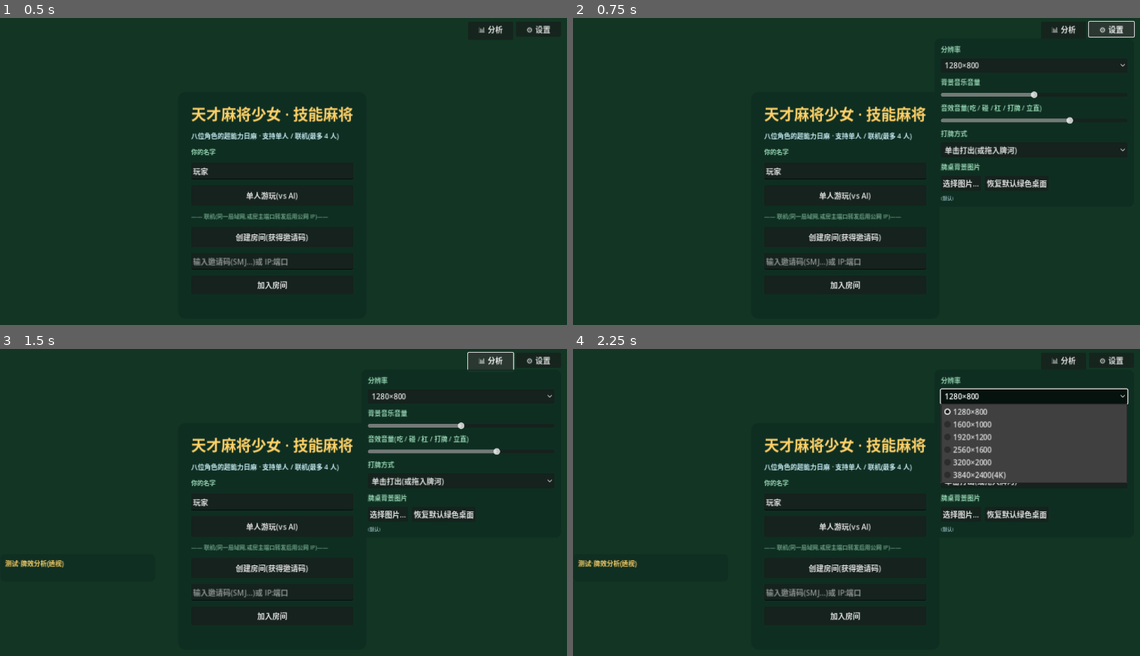
Above: before the commit, frames 1-4 (two rows, left to right).
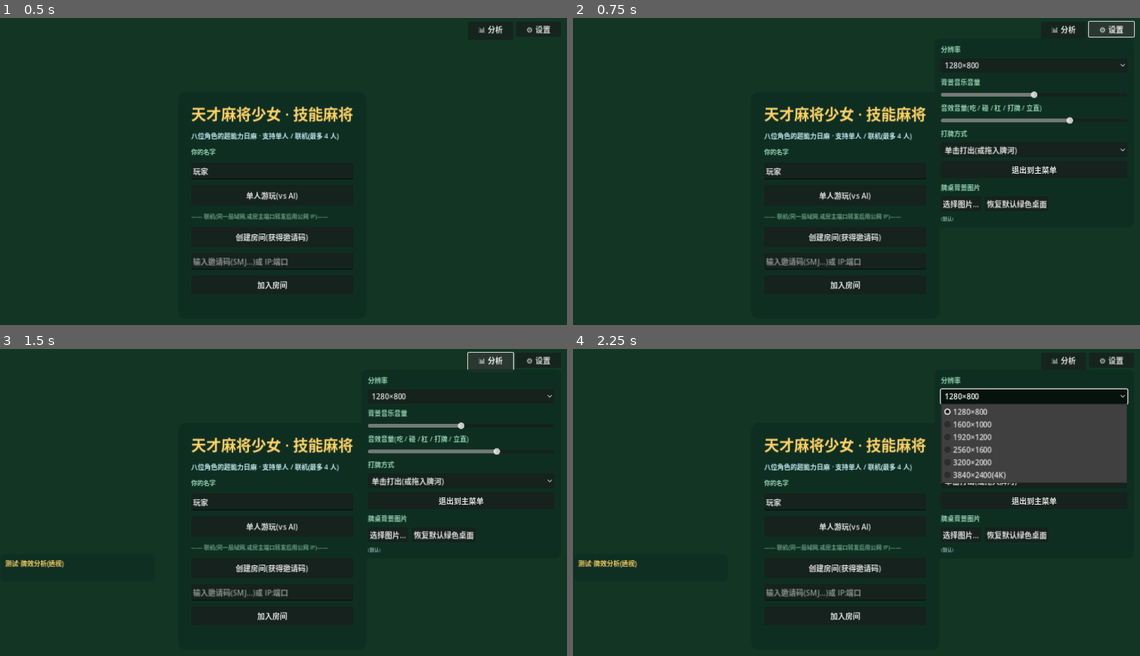
Above: after the commit, the same moments.

Repository: yfh349958021/saki-mahjong-godot
Game: Godot game, scene res://scenes/main.tscn
Two runs of this game, one before a commit and one after it. Both use one fixed random seed, a clock stepped at 60 frames per second and the inputs below.
Inputs:
- Up to frame 1 (0.5 s): no input
- Up to frame 2 (0.75 s): click "⚙ 设置" at 0.5 s
- Up to frame 3 (1.5 s): click "📊 分析" at 1.25 s
- Up to frame 4 (2.25 s): click "1280×800" at 2 s

Frame 1 is identical in both runs. In frame 2, 1.1% of the frame differs, in the area x 64-86%, y 47-67%; in frame 3, 1.1%; in frame 4, 1.1%.

Commit message:
交互/布局四连修:响应门控 + 按钮矩阵 + 牌河居中 + 面板拖动 + 退出确认
- 修复:响应按钮(荣/碰/杠/吃/跳过)不再出现——本地模式下 human_options
  的 awaiting 标记污染 _human_has_options;改用 table.is_seat_awaiting 统一判定
- 行动按钮布局:每行最多 3 个,超出向上追加行(荣/碰/杠/吃×n/跳过 并排+换行)
- 上下家牌河在上下维度居中(每列按实际枚数垂直居中)
- 牌效分析面板可按住拖动;牌河容器补充实际包围尺寸(修复拖放判定)
- 设置新增「退出到主菜单」(带确认/取消弹窗),确认后停止本局并回主菜单

Diff:
--- a/logic/table.gd
+++ b/logic/table.gd
@@ -1082,6 +1082,10 @@
 	return false
 
 
+func is_seat_awaiting(seat: int) -> bool:
+	return _awaiting.has(seat)
+
+
 func human_seat() -> int:
 	return _human_seat
 
--- a/main.gd
+++ b/main.gd
@@ -64,6 +64,9 @@
 var _analyze_panel: PanelContainer
 var _analyze_label: Label
 var _analyze_on := false
+var _ana_dragging := false
+var _ana_drag_off := Vector2.ZERO
+var _confirm_exit_panel: PanelContainer
 var _settings_panel: PanelContainer
 var _table_bg: TextureRect
 var _bgm_player: AudioStreamPlayer
@@ -524,12 +527,11 @@
 func _human_has_options() -> bool:
 	if table == null:
 		return false
+	if not table.is_seat_awaiting(table.human_seat()):
+		return false  # 已响应过本轮(联机/本地一致)
 	var o: Dictionary = table.human_options
-	if o.has("awaiting") and table.human_seat() >= 0 and (o["awaiting"] as Array).has(table.human_seat()):
-		return false  # 已响应过本轮(联机快照)
-	if (o.get("chi", []) as Array).size() > 0 or o.get("ron", false) or o.get("pon", false) or o.get("kan", false):
-		return not (o.has("awaiting") and (o["awaiting"] as Array).has(table.human_seat()))
-	return false
+	return o.get("ron", false) or o.get("pon", false) or o.get("kan", false) \
+		or (o.get("chi", []) as Array).size() > 0
 
 # ———————————————————— 状态刷新 ————————————————————
 
@@ -617,7 +619,9 @@
 						node = _make_rotated_tile(tile_id, false)
 					var col := i / 6
 					var row := i % 6
-					pos = Vector2(928 + col * 46, 655 - row * 33)
+					var col_tiles := clampi(river.size() - col * 6, 0, 6)
+					var col_h := col_tiles * (MINI_W + 2)
+					pos = Vector2(928 + col * 46, 470 - col_h / 2.0 + row * (MINI_W + 2))
 				"left":
 					# 上家:竖列,牌面顺时针 90°(顶边朝桌心);
 					# 该家视角从左到右 = 我们从上往下;自靠近桌心一列向该家延伸
@@ -627,7 +631,9 @@
 						node = _make_rotated_tile(tile_id, true)
 					var col3 := i / 6
 					var row3 := i % 6
-					pos = Vector2(420 - col3 * 46, 230 + row3 * 33)
+					var col_tiles3 := clampi(river.size() - col3 * 6, 0, 6)
+					var col_h3 := col_tiles3 * (MINI_W + 2)
+					pos = Vector2(420 - col3 * 46, 300 - col_h3 / 2.0 + row3 * (MINI_W + 2))
 				"top":
 					if _is_riichi_discard(seat, tile_id):
 						node = _make_rotated_tile(tile_id, true)
@@ -651,6 +657,11 @@
 				node.set_meta("called", true)
 			container.add_child(node)
 			_collect_highlight(node, tile_id)
+		if seat == 0:
+			# 容器设置实际包围尺寸(拖拽落点判定依赖 get_global_rect)
+			var cols_b := mini(6, maxi(1, river.size()))
+			var rows_b := ceili(river.size() / 6.0)
+			container.size = Vector2(cols_b * (MINI_W + 2), rows_b * (MINI_H + 1))
 		if seat == 0 and _hover_kind >= 0:
 			_apply_river_highlight(_hover_kind, true)
 
@@ -806,7 +817,7 @@
 	if moved:
 		# 拖拽:松手位置严格落在自家牌河矩形内 = 立即打出(手牌刷新,牌出现在牌河);
 		# 否则落回原槽位
-		var grid: GridContainer = _river_grids[0]
+		var grid: Control = _river_grids[0]
 		var rect: Rect2 = grid.get_global_rect()
 		_drag_control = null  # 控件仍在手牌容器内,由刷新统一处理
 		if rect.has_point(mouse_pos):
@@ -911,62 +922,54 @@
 
 func _refresh_buttons() -> void:
 	_clear_children(_action_box)
-	var rows := HBoxContainer.new()
-	rows.alignment = BoxContainer.ALIGNMENT_END
-	rows.add_theme_constant_override("separation", 6)
-	_action_box.add_child(rows)
+	var defs: Array = []
 	if table.phase == "round_end":
-		var again := Button.new()
-		again.text = "再来一局(重新发牌)"
-		again.custom_minimum_size = Vector2(0, 36)
-		again.pressed.connect(_on_restart)
-		rows.add_child(again)
-		_place_rows(rows)
+		defs.append({"text": "再来一局(重新发牌)", "cb": _on_restart, "color": Color("2d6a4f")})
+		_layout_action_buttons(defs)
 		return
 	if table.phase == "await_peek":
 		for i in table.peek_options.size():
-			var b := Button.new()
-			b.text = "取 %s" % MTile.label_id(table.peek_options[i])
-			b.custom_minimum_size = Vector2(0, 40)
-			b.pressed.connect(_on_pick_peek.bind(i))
-			rows.add_child(b)
-		_place_rows(rows)
+			defs.append({"text": "取 %s" % MTile.label_id(table.peek_options[i]),
+				"cb": _on_pick_peek.bind(i), "color": Color("2d6a4f")})
+		_layout_action_buttons(defs)
 		return
 	if _human_has_options():
 		var o: Dictionary = table.human_options
 		if o.get("ron", false):
-			rows.add_child(_make_action_button("荣", _on_human_ron, Color("c1121f")))
+			defs.append({"text": "荣", "cb": _on_human_ron, "color": Color("c1121f")})
 		if o.get("pon", false):
-			rows.add_child(_make_action_button("碰", _on_human_pon, Color("2a6f97")))
+			defs.append({"text": "碰", "cb": _on_human_pon, "color": Color("2a6f97")})
 		if o.get("kan", false):
-			rows.add_child(_make_action_button("杠", _on_human_kan, Color("2a6f97")))
+			defs.append({"text": "杠", "cb": _on_human_kan, "color": Color("2a6f97")})
 		var combos: Array = o.get("chi", [])
 		for ci in combos.size():
 			var combo: Dictionary = combos[ci]
-			rows.add_child(_make_action_button("吃 %s" % _chi_label(combo, table.last_discard.kind), _on_human_chi.bind(ci), Color("2a6f97")))
-		rows.add_child(_make_action_button("跳过", _on_human_decline, Color("495057")))
-		_place_rows(rows)
+			defs.append({"text": "吃 %s" % _chi_label(combo, table.last_discard.kind),
+				"cb": _on_human_chi.bind(ci), "color": Color("2a6f97")})
+		defs.append({"text": "跳过", "cb": _on_human_decline, "color": Color("495057")})
+		_layout_action_buttons(defs)
 		return
 	var me := table.players[0]
 	if not (table.phase == "await_discard" and table.current_seat == 0):
 		return
 	if _mode == "saki_delta":
-		rows.add_child(_make_action_button("+1", _on_saki_plus, Color("b5179e")))
-		rows.add_child(_make_action_button("-1", _on_saki_minus, Color("b5179e")))
-		rows.add_child(_make_action_button("取消", _on_cancel_mode, Color("495057")))
+		defs.append({"text": "+1", "cb": _on_saki_plus, "color": Color("b5179e")})
+		defs.append({"text": "-1", "cb": _on_saki_minus, "color": Color("b5179e")})
+		defs.append({"text": "取消", "cb": _on_cancel_mode, "color": Color("495057")})
+		_layout_action_buttons(defs)
 		return
 	if me.skill.id == "saki" and me.skill.uses_left > 0:
-		rows.add_child(_make_action_button("咲「+1/-1」×%d" % me.skill.uses_left, _on_mode_saki, Color("b5179e")))
+		defs.append({"text": "咲「+1/-1」×%d" % me.skill.uses_left, "cb": _on_mode_saki, "color": Color("b5179e")})
 	if me.skill.id == "hisa" and me.skill.uses_left > 0 and me.pending_peek == 0:
-		rows.add_child(_make_action_button("久「改変」×%d" % me.skill.uses_left, _on_mode_hisa, Color("b5179e")))
+		defs.append({"text": "久「改変」×%d" % me.skill.uses_left, "cb": _on_mode_hisa, "color": Color("b5179e")})
 	if me.skill.id == "ryuuka" and me.skill.uses_left > 0 and me.just_drawn >= 0:
-		rows.add_child(_make_action_button("龙华「雨」×%d" % me.skill.uses_left, _on_human_mulligan, Color("b5179e")))
+		defs.append({"text": "龙华「雨」×%d" % me.skill.uses_left, "cb": _on_human_mulligan, "color": Color("b5179e")})
 	if me.skill.id == "ako" and me.skill.uses_left > 0:
-		rows.add_child(_make_action_button("憧「背中」", _on_human_ako, Color("b5179e")))
+		defs.append({"text": "憧「背中」", "cb": _on_human_ako, "color": Color("b5179e")})
 	if not me.riichi and me.is_menzen() and table.has_tenpai_discard(0):
-		rows.add_child(_make_action_button("立直", _on_mode_riichi, Color("c1121f")))
+		defs.append({"text": "立直", "cb": _on_mode_riichi, "color": Color("c1121f")})
 	if _mode == "riichi":
-		rows.add_child(_make_action_button("取消", _on_cancel_mode, Color("495057")))
+		defs.append({"text": "取消立直", "cb": _on_cancel_mode, "color": Color("495057")})
 	var pon_kinds := {}
 	for m in me.melds:
 		if m.type == "pon":
@@ -974,7 +977,7 @@
 	for i in me.hand.size():
 		var k2 := MTile.kind_of(me.hand[i])
 		if pon_kinds.has(k2):
-			rows.add_child(_make_action_button("加杠 %s" % MTile.label(k2), _on_human_kakan.bind(i), Color("2a6f97")))
+			defs.append({"text": "加杠 %s" % MTile.label(k2), "cb": _on_human_kakan.bind(i), "color": Color("2a6f97")})
 			break
 	for i in me.hand.size():
 		var kind := MTile.kind_of(me.hand[i])
@@ -983,11 +986,34 @@
 			if MTile.kind_of(tid) == kind:
 				n += 1
 		if n == 4:
-			rows.add_child(_make_action_button("暗杠 %s" % MTile.label(kind), _on_human_ankan.bind(i), Color("2a6f97")))
+			defs.append({"text": "暗杠 %s" % MTile.label(kind), "cb": _on_human_ankan.bind(i), "color": Color("2a6f97")})
 			break
 	if _can_tsumo():
-		rows.add_child(_make_action_button("自摸!", _on_human_tsumo, Color("c1121f")))
-	_place_rows(rows)
+		defs.append({"text": "自摸!", "cb": _on_human_tsumo, "color": Color("c1121f")})
+	_layout_action_buttons(defs)
+
+
+## 行动按钮布局:每行最多 3 个,超出一行时向上追加行,整体靠右下浮于手牌上方。
+func _layout_action_buttons(defs: Array) -> void:
+	_clear_children(_action_box)
+	var vbox := VBoxContainer.new()
+	vbox.add_theme_constant_override("separation", 6)
+	vbox.alignment = BoxContainer.ALIGNMENT_END
+	var rows := ceili(defs.size() / 3.0)
+	for r in rows:
+		var row := HBoxContainer.new()
+		row.alignment = BoxContainer.ALIGNMENT_END
+		row.add_theme_constant_override("separation", 8)
+		vbox.add_child(row)
+		for j in 3:
+			var idx := r * 3 + j
+			if idx >= defs.size():
+				break
+			var d: Dictionary = defs[idx]
+			row.add_child(_make_action_button(d.text, d.cb, d.color))
+	_action_box.add_child(vbox)
+	var min_size := vbox.get_combined_minimum_size()
+	vbox.position = Vector2(1020 - min_size.x, 700 - min_size.y - 8)
 
 
 func _place_rows(rows: Control) -> void:
@@ -1148,6 +1174,14 @@
 	_analyze_panel.position = Vector2(60, 438)
 	_analyze_panel.custom_minimum_size = Vector2(330, 0)
 	_analyze_panel.visible = false
+	_analyze_panel.mouse_filter = Control.MOUSE_FILTER_STOP
+	_analyze_panel.gui_input.connect(func(event: InputEvent):
+		if event is InputEventMouseButton and event.button_index == MOUSE_BUTTON_LEFT:
+			_ana_dragging = event.pressed
+			if event.pressed:
+				_ana_drag_off = _analyze_panel.position - event.global_position
+		elif event is InputEventMouseMotion and _ana_dragging and event.button_mask & MOUSE_BUTTON_MASK_LEFT:
+			_analyze_panel.position = event.global_position + _ana_drag_off)
 	_settings_layer.add_child(_analyze_panel)
 	var abox := VBoxContainer.new()
 	abox.add_theme_constant_override("separation", 4)
@@ -1157,6 +1191,34 @@
 	_analyze_label = _make_label("", 11, Color("d8f3dc"))
 	_analyze_label.custom_minimum_size = Vector2(310, 0)
 	abox.add_child(_analyze_label)
+
+	# 退出确认弹窗
+	_confirm_exit_panel = PanelContainer.new()
+	_confirm_exit_panel.add_theme_stylebox_override("panel", _panel_style(Color("0f2e22f5"), 12, 16))
+	_confirm_exit_panel.position = Vector2(470, 320)
+	_confirm_exit_panel.custom_minimum_size = Vector2(340, 0)
+	_confirm_exit_panel.visible = false
+	_settings_layer.add_child(_confirm_exit_panel)
+	var cbox := VBoxContainer.new()
+	cbox.add_theme_constant_override("separation", 10)
+	_confirm_exit_panel.add_child(cbox)
+	cbox.add_child(_make_label("确定要停止本局对战并回到主菜单吗?", 15, Color("ffffff")))
+	var crows := HBoxContainer.new()
+	crows.alignment = BoxContainer.ALIGNMENT_CENTER
+	crows.add_theme_constant_override("separation", 12)
+	cbox.add_child(crows)
+	var cyes := Button.new()
+	cyes.text = "确认退出"
+	cyes.custom_minimum_size = Vector2(0, 38)
+	cyes.pressed.connect(func():
+		_confirm_exit_panel.visible = false
+		_exit_to_main_menu())
+	crows.add_child(cyes)
+	var cno := Button.new()
+	cno.text = "取消"
+	cno.custom_minimum_size = Vector2(0, 38)
+	cno.pressed.connect(func(): _confirm_exit_panel.visible = false)
+	crows.add_child(cno)
 
 	_settings_panel = PanelContainer.new()
 	_settings_panel.add_theme_stylebox_override("panel", _panel_style(Color("0f2e22f2"), 12, 14))
@@ -1208,6 +1270,12 @@
 		_cfg_click_mode = i
 		_save_settings())
 	box.add_child(click_opt)
+
+	var exit_btn := Button.new()
+	exit_btn.text = "退出到主菜单"
+	exit_btn.custom_minimum_size = Vector2(0, 36)
+	exit_btn.pressed.connect(func(): _confirm_exit_panel.visible = true)
+	box.add_child(exit_btn)
 
 	box.add_child(_make_label("牌桌背景图片", 14, Color("95d5b2")))
 	var bg_row := HBoxContainer.new()
@@ -1254,6 +1322,17 @@
 	var path_l := _settings_panel.get_node("VBoxContainer/BgPath") as Label
 	if path_l:
 		path_l.text = path
+
+
+func _exit_to_main_menu() -> void:
+	if net.is_online():
+		net.leave()
+	table = null
+	_mode = ""
+	_selected_hand_idx = -1
+	_press = {}
+	_drag_control = null
+	_build_main_menu()
 
 
 func _toggle_analyze() -> void:
--- a/tests/hand_input_smoke.gd
+++ b/tests/hand_input_smoke.gd
@@ -70,8 +70,7 @@
 	main._on_hand_gui_input(tid2, 1, _mk_mouse(Vector2(300, 720), true))
 	main._on_hand_gui_input(tid2, 1, _mk_motion(river_c + Vector2(60, 30)))
 	main._on_hand_gui_input(tid2, 1, _mk_mouse(river_c, false))
-	var detached: bool = main._drag_control == null
-	print("[t4] 拖拽跟手 detached=", detached, " 打出 ", size_b3, "->", table.players[0].hand.size(), " 期望 ", size_b3 - 1)
+	print("[t4c] release: hand=", table.players[0].hand.size(), " 期望 ", size_b3 - 1)
 	# 拖拽:松手在牌河外 = 放回
 	force_my_turn()
 	var size_b4: int = table.players[0].hand.size()
